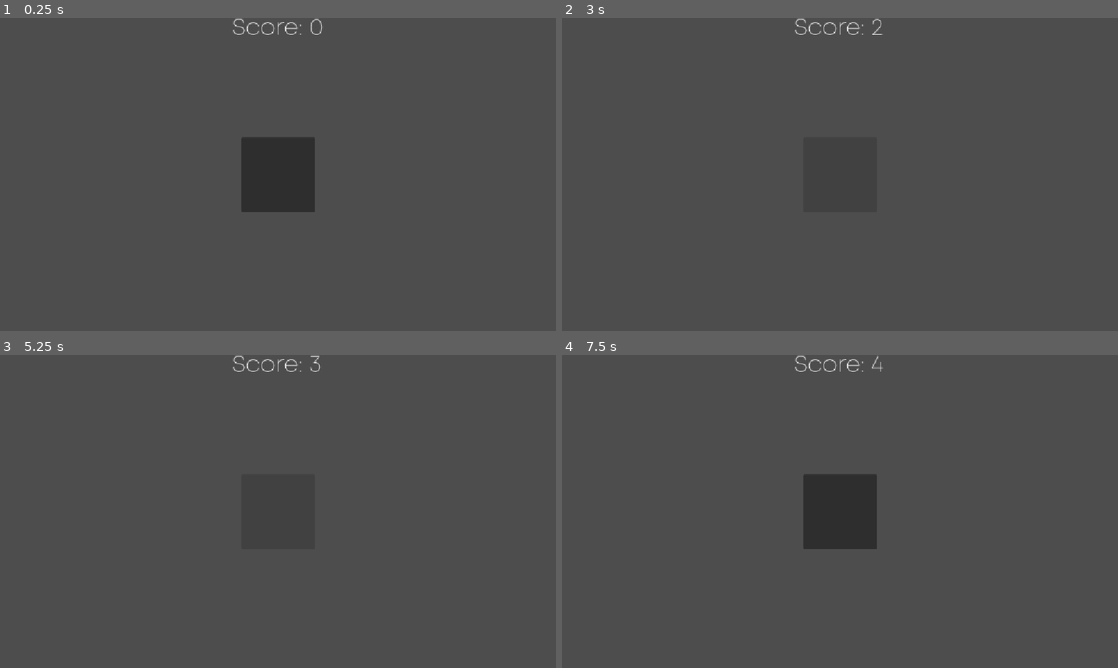
Above: before the commit, frames 1-4 (two rows, left to right).
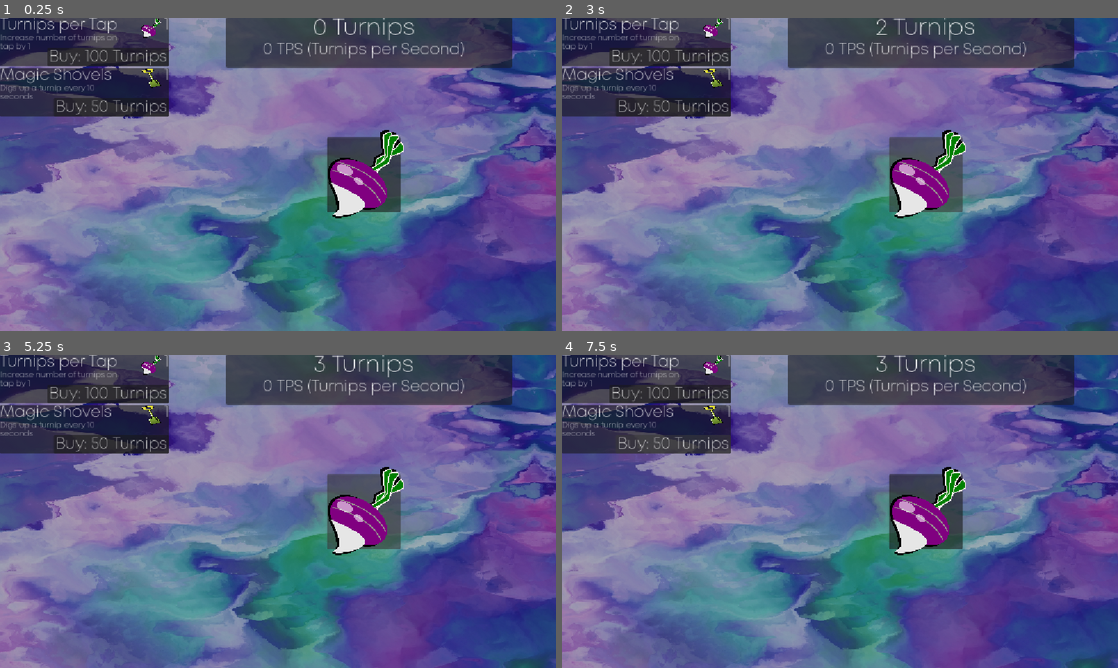
Above: after the commit, the same moments.

Repository: T4R1N/GDD-Godot-Workshop-FA26
Game: Godot game, scene res://scenes/main.tscn
The game is run twice, just before and just after one commit, with the same random seed, the same clock (stepped at 60 frames per second) and the same inputs.
Inputs (mouse positions are in pixels of both pictures, inside the frame that each line leads up to; where the layout moved, square brackets give the same spot in the first picture):
- Up to frame 1 (0.25 s): no input
- Up to frame 2 (3 s): click (923, 174) [840, 174] at 0.5 s; click (667, 55) at 1.25 s, where only the run after the commit has a clickable "Buy: 100 Turnips"; click (673, 108) at 2 s, where only the run after the commit has a clickable "Buy: 50 Turnips"; click (923, 174) [840, 174] at 2.75 s
- Up to frame 3 (5.25 s): click (105, 392) at 3.5 s, where only the run after the commit has a clickable "Buy: 100 Turnips"; click (111, 445) at 4.25 s, where only the run after the commit has a clickable "Buy: 50 Turnips"; click (361, 511) [278, 511] at 5 s
- Up to frame 4 (7.5 s): click (667, 392) at 5.75 s, where only the run after the commit has a clickable "Buy: 100 Turnips"; click (673, 445) at 6.5 s, where only the run after the commit has a clickable "Buy: 50 Turnips"; tap Enter at 7.25 s

The runs differ from the first frame. In frame 1, 92% of the frame differs, in the area x 0-100%, y 0-100%; in frame 2, 92%; in frame 3, 92%; in frame 4, 91%.

Commit message:
More tappin

Diff:
--- a/project.godot
+++ b/project.godot
@@ -10,10 +10,10 @@
 
 [application]
 
-config/name="GDD-Godot-Workshop"
+config/name="Turnip Tapper"
 run/main_scene="uid://bg5snbmd656bi"
 config/features=PackedStringArray("4.7", "Mobile")
-config/icon="res://resources/icon.svg"
+config/icon="uid://4lymlb328qjf"
 
 [autoload]
 
--- a/resources/icon.svg
+++ /dev/null
@@ -1 +0,0 @@
-<svg xmlns="http://www.w3.org/2000/svg" width="128" height="128"><rect width="124" height="124" x="2" y="2" fill="#363d52" stroke="#212532" stroke-width="4" rx="14"/><g fill="#fff" transform="translate(12.322 12.322)scale(.101)"><path d="M105 673v33q407 354 814 0v-33z"/><path fill="#478cbf" d="m105 673 152 14q12 1 15 14l4 67 132 10 8-61q2-11 15-15h162q13 4 15 15l8 61 132-10 4-67q3-13 15-14l152-14V427q30-39 56-81-35-59-83-108-43 20-82 47-40-37-88-64 7-51 8-102-59-28-123-42-26 43-46 89-49-7-98 0-20-46-46-89-64 14-123 42 1 51 8 102-48 27-88 64-39-27-82-47-48 49-83 108 26 42 56 81zm0 33v39c0 276 813 276 814 0v-39l-134 12-5 69q-2 10-14 13l-162 11q-12 0-16-11l-10-65H446l-10 65q-4 11-16 11l-162-11q-12-3-14-13l-5-69z"/><path d="M483 600c0 34 58 34 58 0v-86c0-34-58-34-58 0z"/><circle cx="725" cy="526" r="90"/><circle cx="299" cy="526" r="90"/></g><g fill="#414042" transform="translate(12.322 12.322)scale(.101)"><circle cx="307" cy="532" r="60"/><circle cx="717" cy="532" r="60"/></g></svg>
--- a/scenes/score_label.gd
+++ b/scenes/score_label.gd
@@ -5,4 +5,8 @@
 	GameManager.connect("score_updated", update_score_text)
 
 func update_score_text(score: int) -> void:
-	text = "Score: " + str(score)
+	text = str(score)
+	if (score == 1):
+		text += " Turnip"
+	else:
+		text += " Turnips"
--- a/scenes/stage.tscn
+++ b/scenes/stage.tscn
@@ -2,7 +2,11 @@
 
 [ext_resource type="Theme" uid="uid://dns1gj84mvh1x" path="res://resources/main_theme.tres" id="1_kewym"]
 [ext_resource type="Script" uid="uid://bmfxkid0m3ya" path="res://scenes/score_label.gd" id="2_6c5u0"]
+[ext_resource type="Texture2D" uid="uid://b2m8gc215r3tf" path="res://resources/abstrakt-kunst-hintergrund-bunt-1579282979n6q-3802259374.jpg" id="2_st0q7"]
+[ext_resource type="PackedScene" uid="uid://crkyst7ucwljy" path="res://scenes/upgrade_panel.tscn" id="2_vcsse"]
+[ext_resource type="Texture2D" uid="uid://bbvf3kgp7rat2" path="res://resources/Summer-2010-ClipArt-2-Shovel-3193393150.png" id="3_2so7o"]
 [ext_resource type="Script" uid="uid://crau1o6sm7s6a" path="res://scripts/clicker.gd" id="3_vcsse"]
+[ext_resource type="Texture2D" uid="uid://4lymlb328qjf" path="res://resources/turnip-3605795848.png" id="4_6c5u0"]
 
 [node name="Stage" type="Control" unique_id=1391283135]
 layout_mode = 3
@@ -13,20 +17,87 @@
 grow_vertical = 2
 theme = ExtResource("1_kewym")
 
-[node name="ScoreLabel" type="Label" parent="." unique_id=40586595]
+[node name="TextureRect" type="TextureRect" parent="." unique_id=1011370376]
+modulate = Color(0.7121294, 0.7121294, 0.71212935, 1)
+z_index = -1
+layout_mode = 0
+offset_right = 1152.0
+offset_bottom = 648.0
+texture = ExtResource("2_st0q7")
+expand_mode = 1
+
+[node name="VBoxContainer" type="VBoxContainer" parent="." unique_id=545772544]
+custom_minimum_size = Vector2(350, 0)
+layout_mode = 1
+anchors_preset = 9
+anchor_bottom = 1.0
+grow_vertical = 2
+
+[node name="UpgradePanel" parent="VBoxContainer" unique_id=1999165794 instance=ExtResource("2_vcsse")]
+layout_mode = 2
+
+[node name="UpgradePanel2" parent="VBoxContainer" unique_id=1191368853 instance=ExtResource("2_vcsse")]
+layout_mode = 2
+
+[node name="Name" parent="VBoxContainer/UpgradePanel2" index="0" unique_id=173085593]
+text = "Magic Shovels"
+
+[node name="Description" parent="VBoxContainer/UpgradePanel2" index="2" unique_id=145002925]
+text = "Digs up a turnip every 10 seconds"
+
+[node name="BuyButton" parent="VBoxContainer/UpgradePanel2" index="3" unique_id=1155443981]
+text = "Buy: 50 Turnips"
+
+[node name="TextureRect" parent="VBoxContainer/UpgradePanel2" index="4" unique_id=32758308]
+texture = ExtResource("3_2so7o")
+
+[node name="TappingRegion" type="Control" parent="." unique_id=521517505]
+layout_mode = 1
+anchors_preset = 15
+anchor_right = 1.0
+anchor_bottom = 1.0
+offset_left = 354.0
+offset_right = 1.0
+grow_horizontal = 2
+grow_vertical = 2
+
+[node name="Panel" type="Panel" parent="TappingRegion" unique_id=617763742]
+layout_mode = 0
+offset_left = 114.0
+offset_right = 707.0
+offset_bottom = 103.0
+
+[node name="ScoreLabel" type="Label" parent="TappingRegion" unique_id=40586595]
 layout_mode = 1
 anchors_preset = 5
 anchor_left = 0.5
 anchor_right = 0.5
-offset_left = -95.0
-offset_right = 95.0
+offset_left = -105.5
+offset_right = 105.5
 offset_bottom = 44.0
 grow_horizontal = 2
 theme_override_font_sizes/font_size = 48
-text = "0 Wiscite"
+text = "0 Turnips"
+horizontal_alignment = 1
+vertical_alignment = 1
 script = ExtResource("2_6c5u0")
 
-[node name="Clicker" type="Button" parent="." unique_id=282086900]
+[node name="TPSLabel" type="Label" parent="TappingRegion" unique_id=1562443941]
+layout_mode = 1
+anchors_preset = 5
+anchor_left = 0.5
+anchor_right = 0.5
+offset_left = -208.5
+offset_top = 44.0
+offset_right = 208.5
+offset_bottom = 88.0
+grow_horizontal = 2
+theme_override_font_sizes/font_size = 32
+text = "0 TPS (Turnips per Second)"
+horizontal_alignment = 1
+vertical_alignment = 1
+
+[node name="Clicker" type="Button" parent="TappingRegion" unique_id=282086900]
 layout_mode = 1
 anchors_preset = 8
 anchor_left = 0.5
@@ -41,4 +112,18 @@
 grow_vertical = 2
 script = ExtResource("3_vcsse")
 
-[connection signal="pressed" from="Clicker" to="Clicker" method="_on_pressed"]
+[node name="TextureRect" type="TextureRect" parent="TappingRegion/Clicker" unique_id=1417612422]
+layout_mode = 0
+offset_left = 1.5
+offset_top = -16.5
+offset_right = 160.0
+offset_bottom = 165.8175
+mouse_filter = 2
+texture = ExtResource("4_6c5u0")
+expand_mode = 1
+
+[node name="AnimationPlayer" type="AnimationPlayer" parent="TappingRegion/Clicker" unique_id=823410159]
+
+[connection signal="pressed" from="TappingRegion/Clicker" to="TappingRegion/Clicker" method="_on_pressed"]
+
+[editable path="VBoxContainer/UpgradePanel2"]
--- /dev/null
+++ b/scenes/upgrade_panel.tscn
@@ -0,0 +1,59 @@
+[gd_scene format=3 uid="uid://crkyst7ucwljy"]
+
+[ext_resource type="Texture2D" uid="uid://4lymlb328qjf" path="res://resources/turnip-3605795848.png" id="1_lev6e"]
+
+[node name="UpgradePanel" type="Panel" unique_id=1999165794]
+custom_minimum_size = Vector2(0, 100)
+
+[node name="Name" type="Label" parent="." unique_id=173085593]
+layout_mode = 0
+offset_right = 40.0
+offset_bottom = 30.0
+text = "Turnips per Tap"
+
+[node name="Number" type="Label" parent="." unique_id=1221602988]
+layout_mode = 1
+anchors_preset = 1
+anchor_left = 1.0
+anchor_right = 1.0
+offset_left = -261.0
+offset_bottom = 30.0
+grow_horizontal = 0
+text = "1"
+horizontal_alignment = 2
+
+[node name="Description" type="Label" parent="." unique_id=145002925]
+custom_maximum_size = Vector2(250, -1)
+layout_mode = 1
+anchors_preset = 4
+anchor_top = 0.5
+anchor_bottom = 0.5
+offset_top = -16.5
+offset_right = 250.0
+offset_bottom = 16.5
+grow_vertical = 2
+theme_override_font_sizes/font_size = 16
+text = "Increase number of turnips on tap by 1"
+autowrap_mode = 2
+
+[node name="BuyButton" type="Button" parent="." unique_id=1155443981]
+layout_mode = 1
+anchors_preset = 3
+anchor_left = 1.0
+anchor_top = 1.0
+anchor_right = 1.0
+anchor_bottom = 1.0
+offset_left = -8.0
+offset_top = -8.0
+grow_horizontal = 0
+grow_vertical = 0
+text = "Buy: 100 Turnips"
+
+[node name="TextureRect" type="TextureRect" parent="." unique_id=32758308]
+layout_mode = 0
+offset_left = 293.0
+offset_top = 1.0
+offset_right = 333.0
+offset_bottom = 41.0
+texture = ExtResource("1_lev6e")
+expand_mode = 1
--- a/scripts/clicker.gd
+++ b/scripts/clicker.gd
@@ -1,9 +1,4 @@
 extends Button
 
-@export var score_on_click: int = 1
-
-func _ready() -> void:
-	pass
-
 func _on_pressed() -> void:
-	GameManager.add_to_score(score_on_click)
+	GameManager.clicker_pressed()
--- a/scripts/game_manager.gd
+++ b/scripts/game_manager.gd
@@ -2,6 +2,9 @@
 extends Node
 
 var score: int = 0
+var score_per_click: int = 1
+
+var shovels: int = 0
 
 signal score_updated(new_score: int)
 
@@ -9,3 +12,6 @@
 	# Amount may be negative
 	score += amount
 	score_updated.emit(score)
+
+func clicker_pressed() -> void:
+	add_to_score(score_per_click)
Binary file added: resources/Summer-2010-ClipArt-2-Shovel-3193393150.png
Not shown, added: resources/Summer-2010-ClipArt-2-Shovel-3193393150.png.import
Binary file added: resources/abstrakt-kunst-hintergrund-bunt-1579282979n6q-3802259374.jpg
Not shown, changed: resources/abstrakt-kunst-hintergrund-bunt-1579282979n6q-3802259374.jpg.import
Binary file added: resources/turnip-3605795848.png
Not shown, added: resources/turnip-3605795848.png.import
